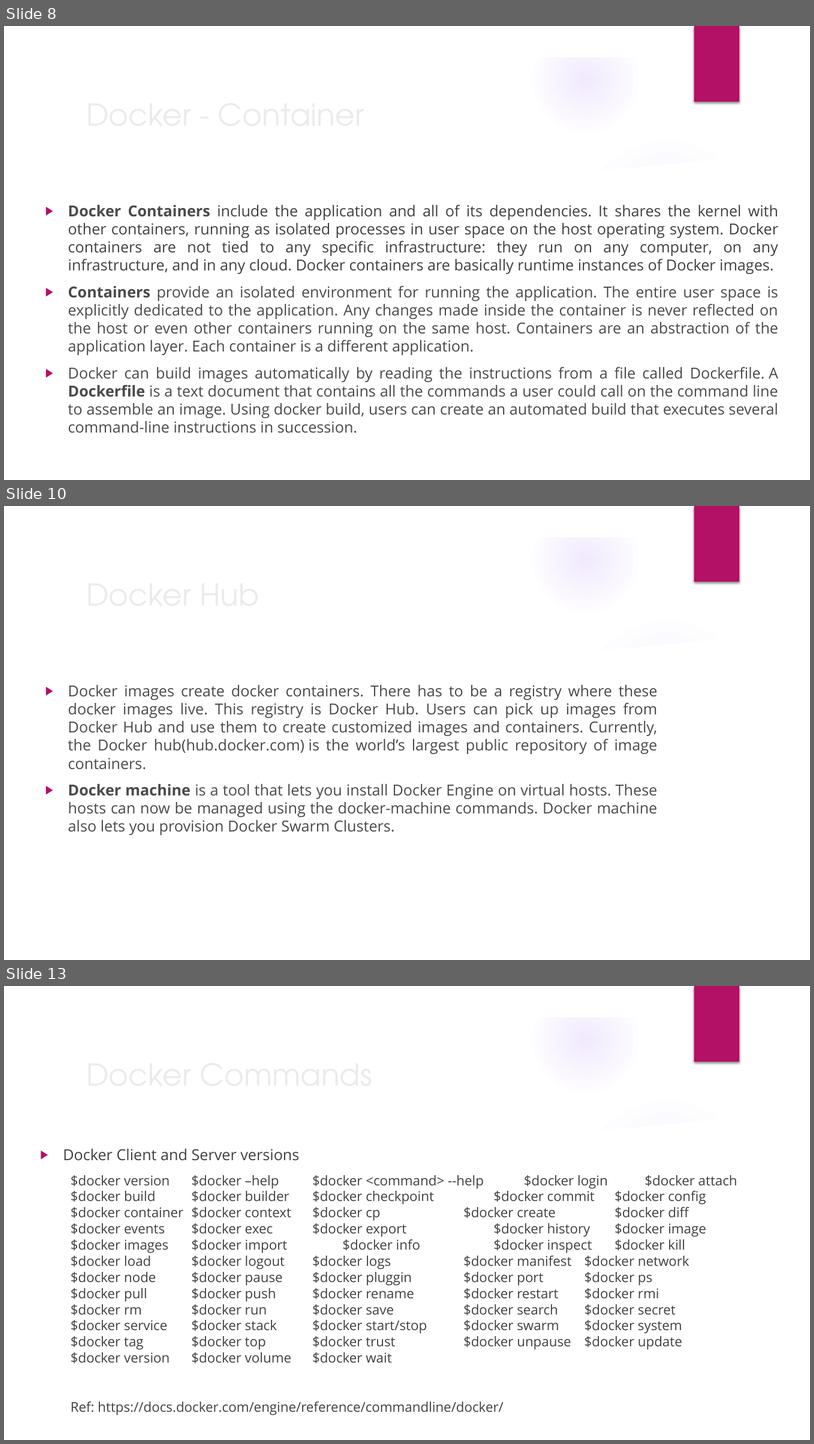
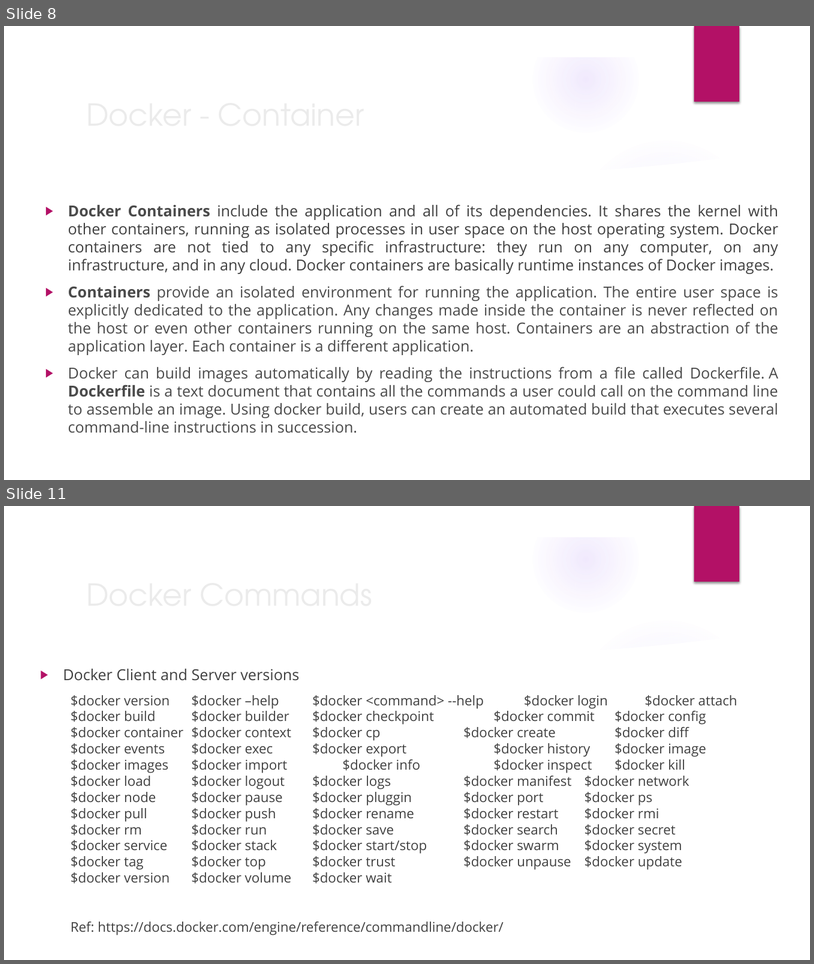
Before and after one commit to chandresh-4-u/ppts, a slide deck: docker.pptx. Shown one above the other, each under a label of ours: slides 8, 10 and 13 before the commit, slides 8 and 11 after it; the slides between them are not shown. The pictures are 814x1444 and 814x964 pixels, drawn with LibreOffice and Linux fonts; fonts in the diff are those of the drawing; background and template pictures are left out. Boxes give left, top, right and bottom in pixels: in the first picture for what was removed or moved away, otherwise in the second. Text is boxed around its words. In the diff, an @@ line names an element or a change of style, - is before the commit and + after.

```diff
--- a/docker.pptx
+++ b/docker.pptx
@@ slide 10 removed at (4, 506, 810, 960), background picture (left out); not listed: 9 template elements that a slide beside it also shows @@
@@ title removed at (80, 570, 660, 617) @@
-Docker Hub
@@ text removed at (68, 685, 658, 835) @@
-▶ Docker images create docker containers. There has to be a registry where these docker images live. This registry is Docker Hub. Users can pick up images from Docker Hub and use them to create customized images and containers. Currently, the Docker hub(hub.docker.com) is the world’s largest public repository of image containers.
-▶ Docker machine is a tool that lets you install Docker Engine on virtual hosts. These hosts can now be managed using the docker-machine commands. Docker machine also lets you provision Docker Swarm Clusters.
@@ what was slide 13 is now slide 11 @@
```
Also in this commit, not shown: 2 slides changed, 1 other slide removed.
